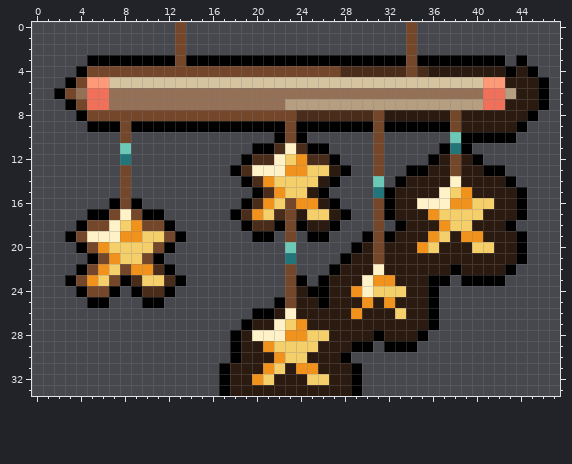
Two versions of one pixel-art file, aseprite-source/catfish/art22/out/cf-pet-southern_cross_mobile.aseprite. The first picture shows the starting point.
48x34 pixels, 1 frame.
Now the later version:
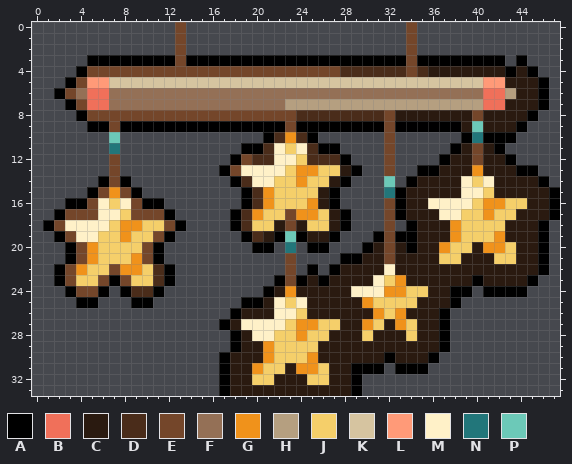
Palette (. is transparent): A #000000  B #f0705a  C #2a1a10  D #4a2c1a  E #74462a  F #947056  G #f0921b  H #b59f80  J #f5cf6a  K #d6c4a0  L #ff9a78  M #fff1c8  N #22767a  P #6cc9b8
The exact change:
Changed rows in their new state; - is an unchanged pixel.
first column x 1:
 8 ------------------------------DE-----C-E-------
 9 ------EA----------------------AE-----A-P-------
10 ------P.------------ADGDA-----.E-----.-N-------
11 ------N.----------A-DMJMD-A---.E----.ACECA-----
12 ------E.---------AE---MJ--DA--.E---.AC-ECCA----
13 ------E.--------AEM---J-G-JCA-.E-.-A-C-GCCCAA--
14 -----AEA---------ADMM--G-JCA--.P.A---CMJM-CCCA-
15 ----AEG-A---------ADGJ--JCA---.NA---CCMMJ--CCCA
16 --AAEMJMEAA-----------JJ------.EA-C--MM-GGJJCCA
17 -AEEEMMJ-EEA---------J-GG-----.EA--CMM--GJJCCCA
18 AEMMMMJG-JJEA----ADJJC-CJJCA--.E.A--CG-JJJCCCA-
19 -AEM-JJ-J-EA.-----ADCAPACCA--.AEAA-CCGJJJG-CCA-
20 --AEGJ---EA.-------AA-N-AA--.ACE-ACCGJJCGGJCCA-
21 --AEGJJ-G-------------E-----A-CE----JJ---JJCCA-
22 -AEGJJEG-J--------------A-----CM-----C----CCCA-
23 -AEJJEAEJ-DA.--------A--C----CMJG--CCCC-CCCCA--
24 --AE-A.AD-A.--------ACG-CC--M-MGGJJCCAA-AAAA---
25 ---A-.--A-.-------AACMJM-C----JJJJ-CCA---------
26 -----------------ACCCM-J----C-GJG--CA----------
27 ----------------ACMMM---GJJ--GJ-GJ-CA----------
28 ---------------------JJ------JC--JCCA----------
29 ----------------------------CCCCCCCCA----------
30 ----------------AC--GJ--G--CCCCACCCA-----------
31 -------------------GJ----J---AA-AAA------------
32 -------------------J---------------------------
